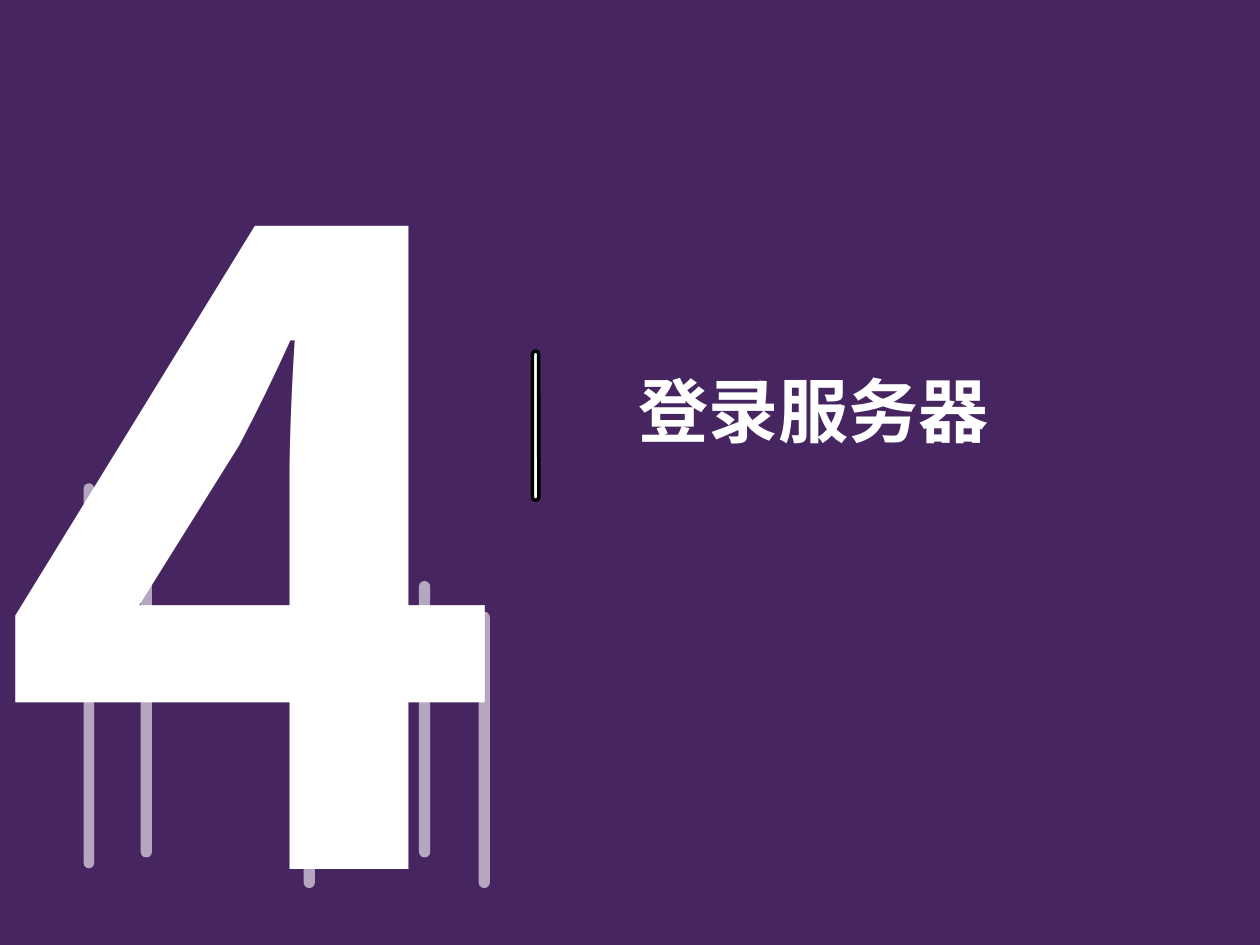
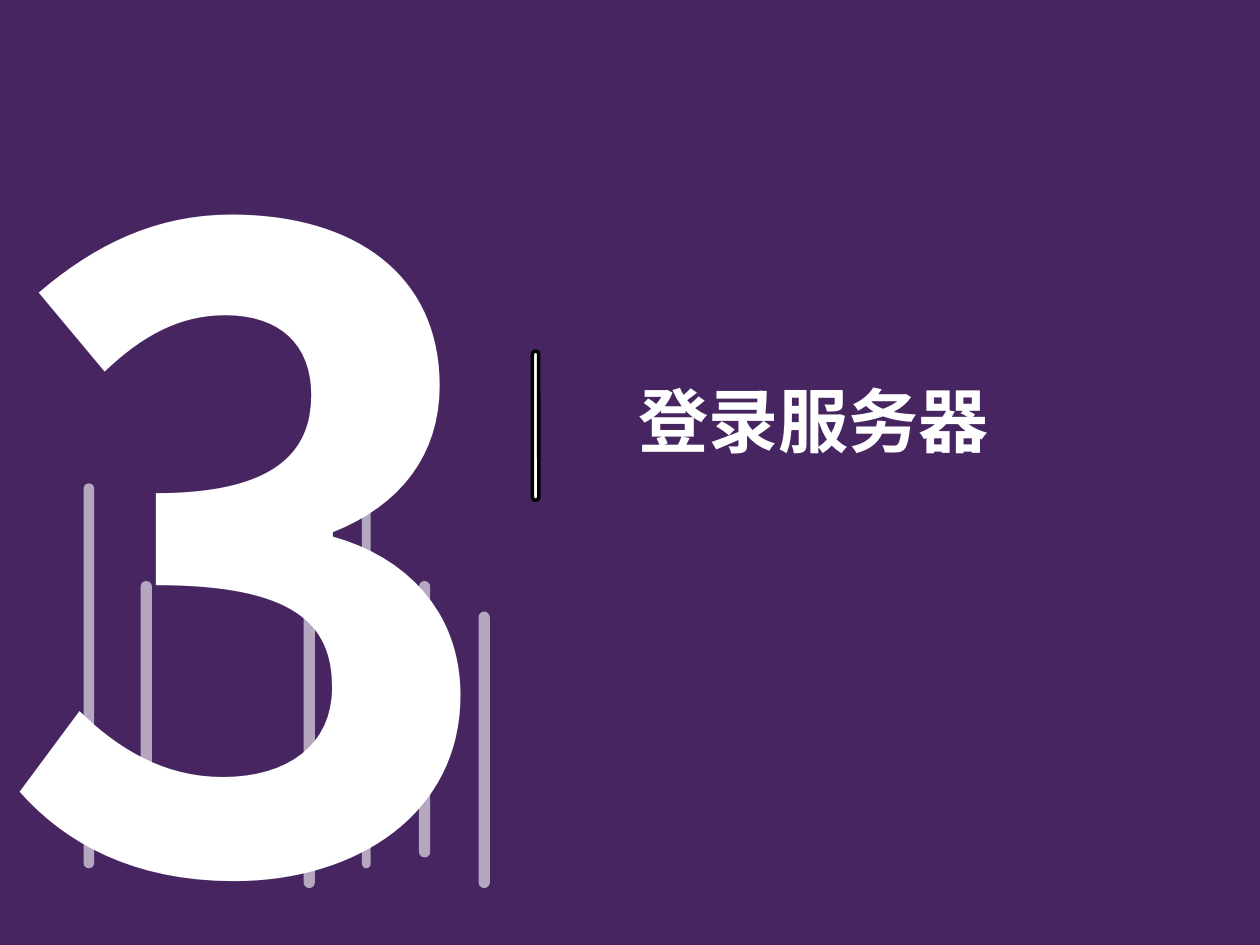
Before and after one commit to chrgu000/JuXin, a slide deck: slide 13 of Original/Files/天河制造/SVN培训PPT-20180416_v1.2.pptx. Drawn at 1260x945 pixels with LibreOffice and Linux fonts; fonts in the diff are those of the drawing; background and template pictures are left out. Boxes give left, top, right and bottom in pixels: in the first picture for what was removed or moved away, otherwise in the second. Text is boxed around its words. In the diff, an @@ line names an element or a change of style, - is before the commit and + after.

```diff
--- a/Original/Files/天河制造/SVN培训PPT-20180416_v1.2.pptx
+++ b/Original/Files/天河制造/SVN培训PPT-20180416_v1.2.pptx
@@ text at (0, 214, 509, 888): text changed @@
-4
+3
@@ text "登录服务器": place and size @@
-text "登录服务器" at (639, 377, 989, 444)
+text "登录服务器" at (639, 387, 989, 454)
```
Also in this commit, not shown: 5 other slides changed, 5 slides added, 1 slide removed, 13 other files.
